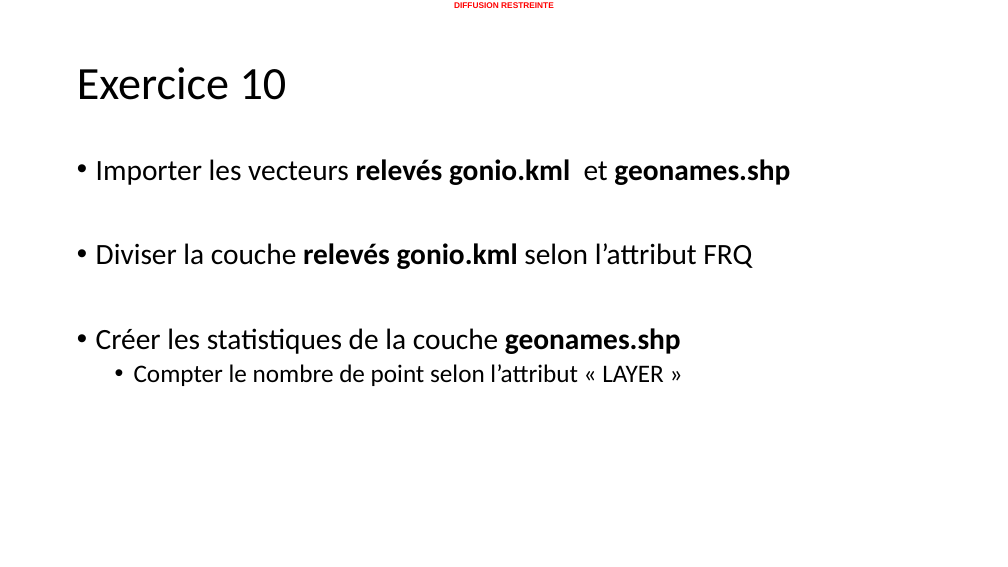
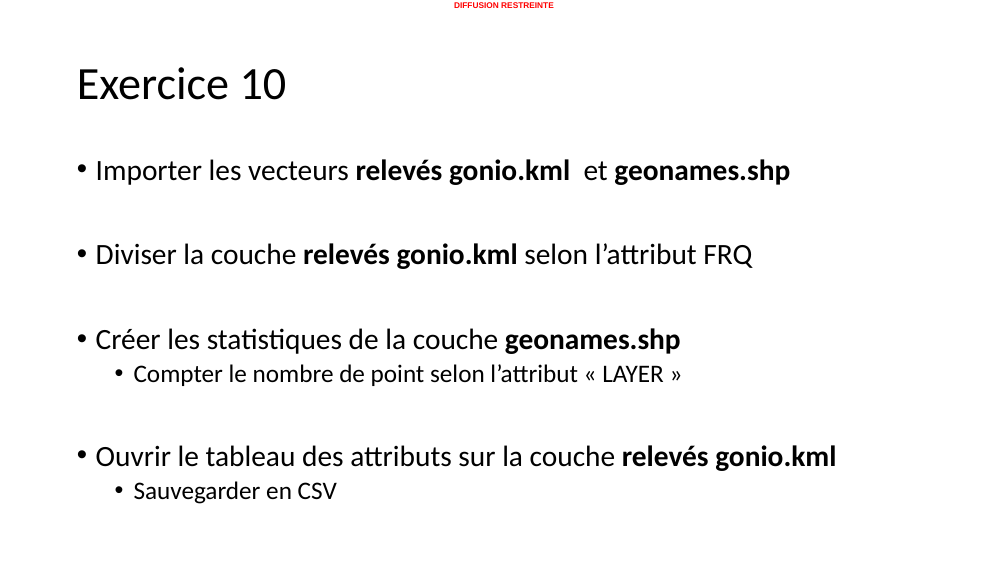
Before and after one commit to 20100dbg/OutilsGeo, a slide deck: slide 21 of cours/GM - Travaux pratiques - drill.pptx. Drawn at 1008x567 pixels with LibreOffice and Linux fonts; fonts in the diff are those of the drawing; background and template pictures are left out. Boxes give left, top, right and bottom in pixels: in the first picture for what was removed or moved away, otherwise in the second. Text is boxed around its words. In the diff, an @@ line names an element or a change of style, - is before the commit and + after.

```diff
--- a/cours/GM - Travaux pratiques - drill.pptx
+++ b/cours/GM - Travaux pratiques - drill.pptx
@@ text at <box>96,445,836,504</box>: paragraphs added @@
+• Ouvrir le tableau des attributs sur la couche relevés gonio.kml
+  • Sauvegarder en CSV
```
Also in this commit, not shown: 3 other slides changed, 2 slides added, 2 slides removed, 13 other files.
